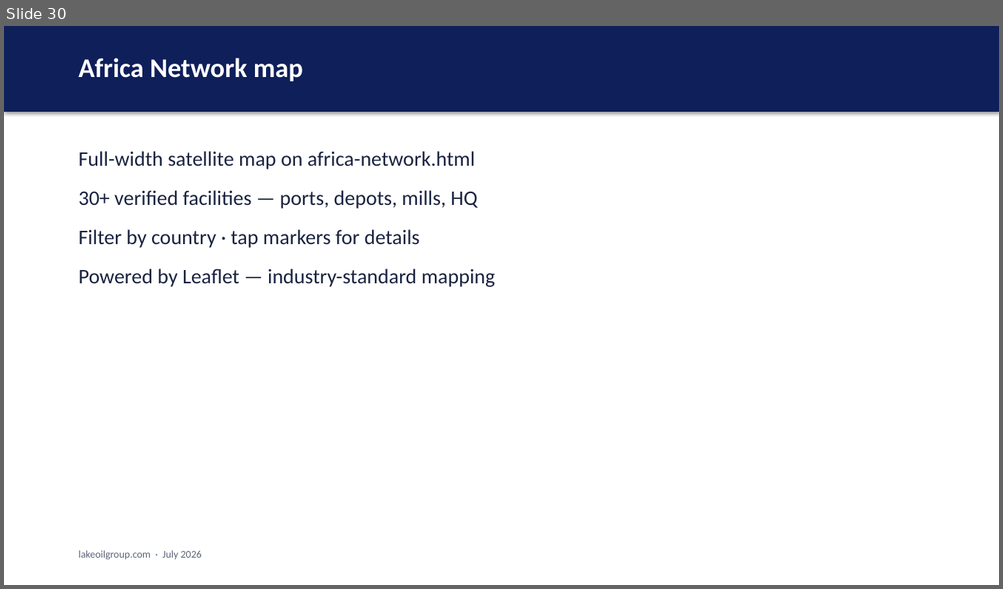
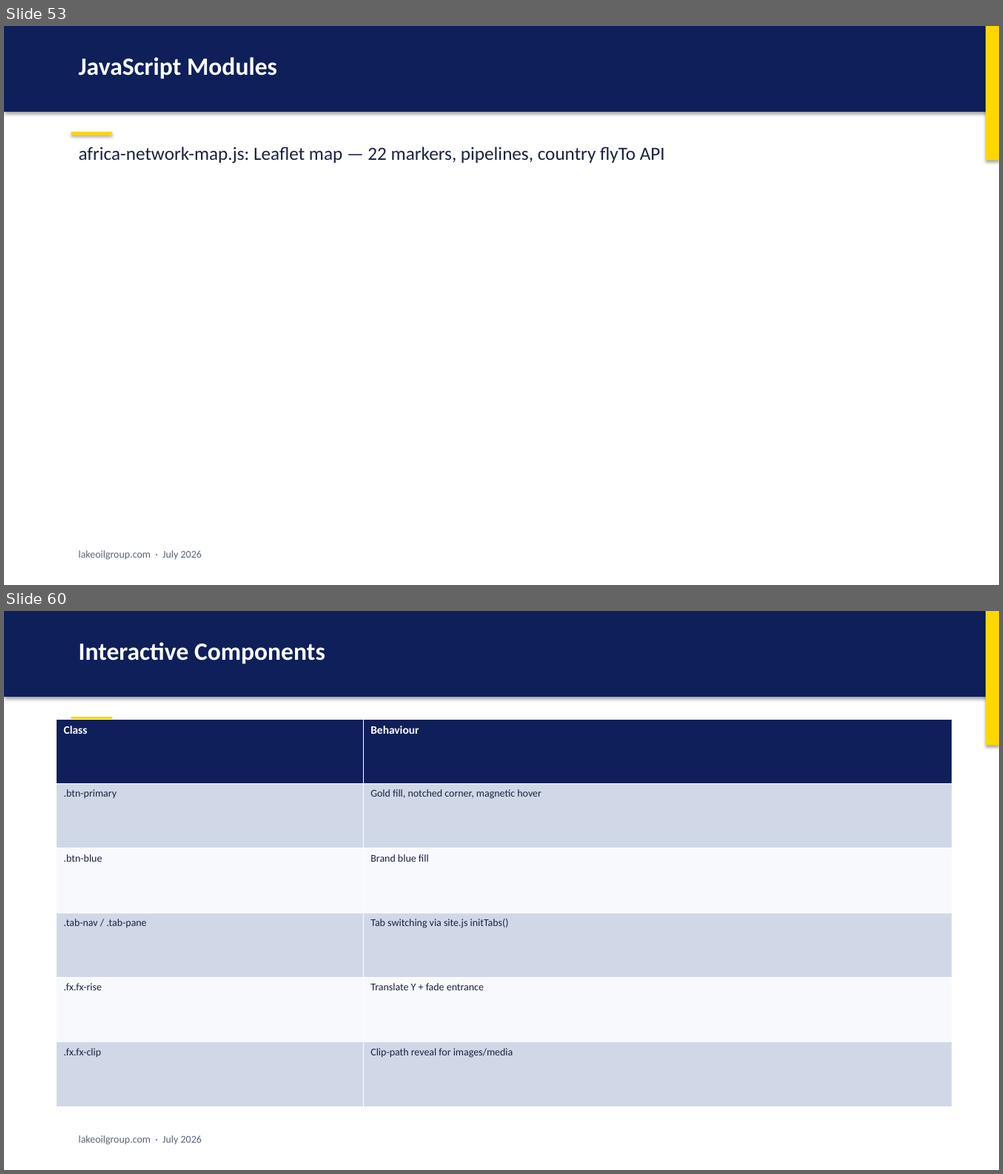
Before and after one commit to Smarderve/Lake.Group.Web, a slide deck: LAKE_GROUP_PRESENTATION.pptx. Shown one above the other, each under a label of ours: slide 30 before the commit, slides 53 and 60 after it; the slides between them are not shown. The pictures are 1003x589 and 1003x1174 pixels, drawn with LibreOffice and Linux fonts; fonts in the diff are those of the drawing. Boxes give left, top, right and bottom in pixels: in the first picture for what was removed or moved away, otherwise in the second. Text is boxed around its words. In the diff, an @@ line names an element or a change of style, - is before the commit and + after.

```diff
--- a/LAKE_GROUP_PRESENTATION.pptx
+++ b/LAKE_GROUP_PRESENTATION.pptx
@@ slide 60 added at (4, 611, 999, 1170), background #FFFFFF @@
@@ rectangle added at (4, 611, 999, 697), fill #0E1F5A @@
@@ rectangle added at (985, 611, 999, 745), fill #FFD700 @@
@@ text added at (79, 642, 325, 664), 24 pt, text #FFFFFF, bold @@
+Interactive Components
@@ table added at (57, 719, 951, 1107), 6 rows, 2 columns @@
+Class | Behaviour
+.btn-primary | Gold fill, notched corner, magnetic hover
+.btn-blue | Brand blue fill
+.tab-nav / .tab-pane | Tab switching via site.js initTabs()
+.fx.fx-rise | Translate Y + fade entrance
+.fx.fx-clip | Clip-path reveal for images/media
@@ rectangle added at (71, 717, 112, 720), fill #FFD700 @@
@@ text added at (79, 1136, 202, 1145), 10 pt, text #5A6478 @@
+lakeoilgroup.com · July 2026
@@ what was slide 30 is now slide 53 @@
@@ slide 53 changed as well @@
@@ rectangle added at (985, 26, 999, 160), fill #FFD700 @@
@@ text at (79, 57, 277, 79): text changed; size 26 to 24 pt @@
-Africa Network map
+JavaScript Modules
@@ rectangle added at (71, 132, 112, 135), fill #FFD700 @@
@@ text at (79, 147, 665, 164): text changed; size 20 to 18 pt @@
-Full-width satellite map on africa-network.html
-30+ verified facilities — ports, depots, mills, HQ
-Filter by country · tap markers for details
-Powered by Leaflet — industry-standard mapping
+africa-network-map.js: Leaflet map — 22 markers, pipelines, country flyTo API
```
Also in this commit, not shown: 3 other slides changed, 104 other slides added, 35 slides removed, 1 other file.
